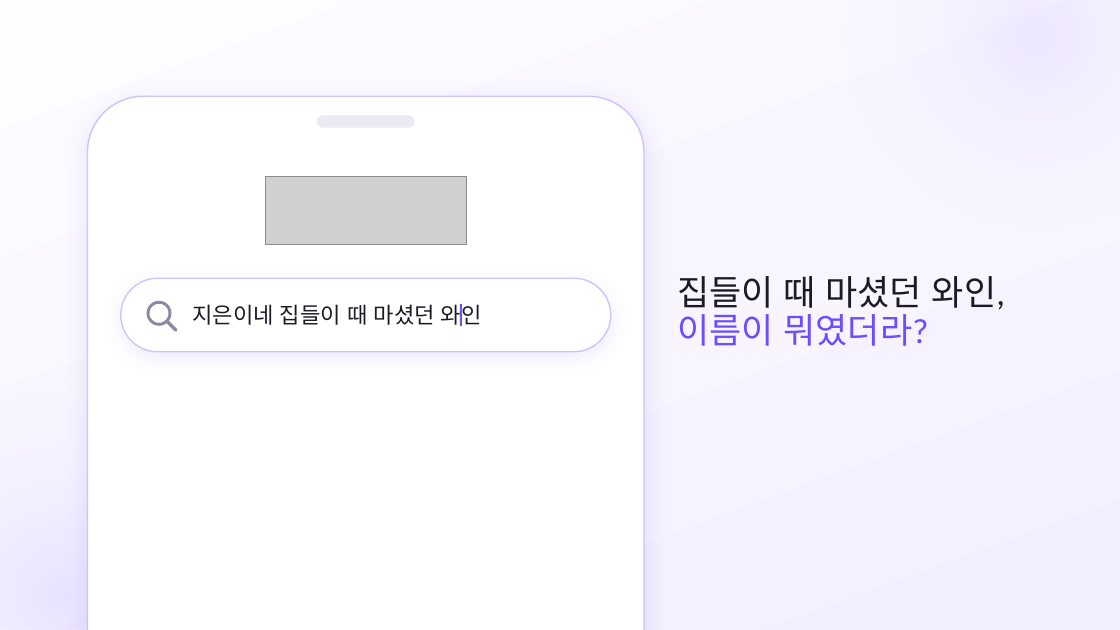
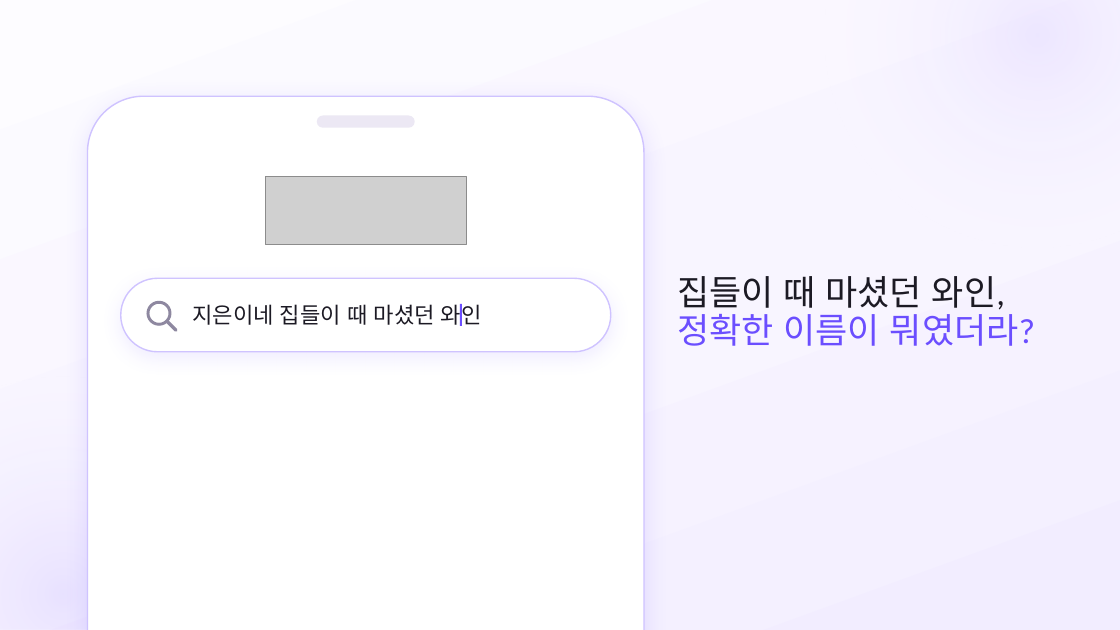
Before and after one commit to SB-Jo/t3, a slide deck: slide 5 of weave/결선준비/09_HowItWorks/HowItWorks_Argon_claude.pptx. Drawn at 1120x630 pixels with LibreOffice and Linux fonts; fonts in the diff are those of the drawing; grey boxes stand for pictures. Boxes give left, top, right and bottom in pixels: in the first picture for what was removed or moved away, otherwise in the second. Text is boxed around its words. In the diff, an @@ line names an element or a change of style, - is before the commit and + after.

```diff
--- a/weave/결선준비/09_HowItWorks/HowItWorks_Argon_claude.pptx
+++ b/weave/결선준비/09_HowItWorks/HowItWorks_Argon_claude.pptx
@@ text at (677, 308, 1035, 346): text changed @@
-이름이 뭐였더라?
+정확한 이름이 뭐였더라?
```
Also in this commit, not shown: 13 other files.
